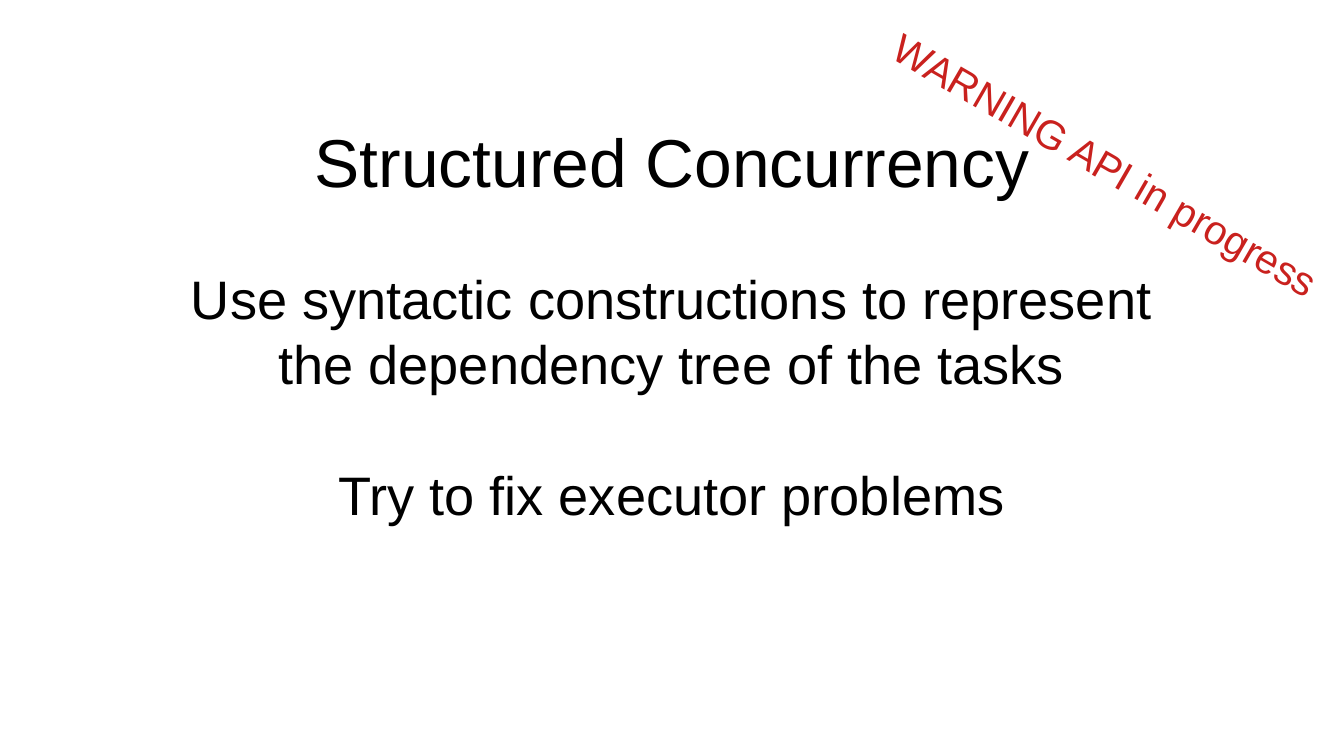
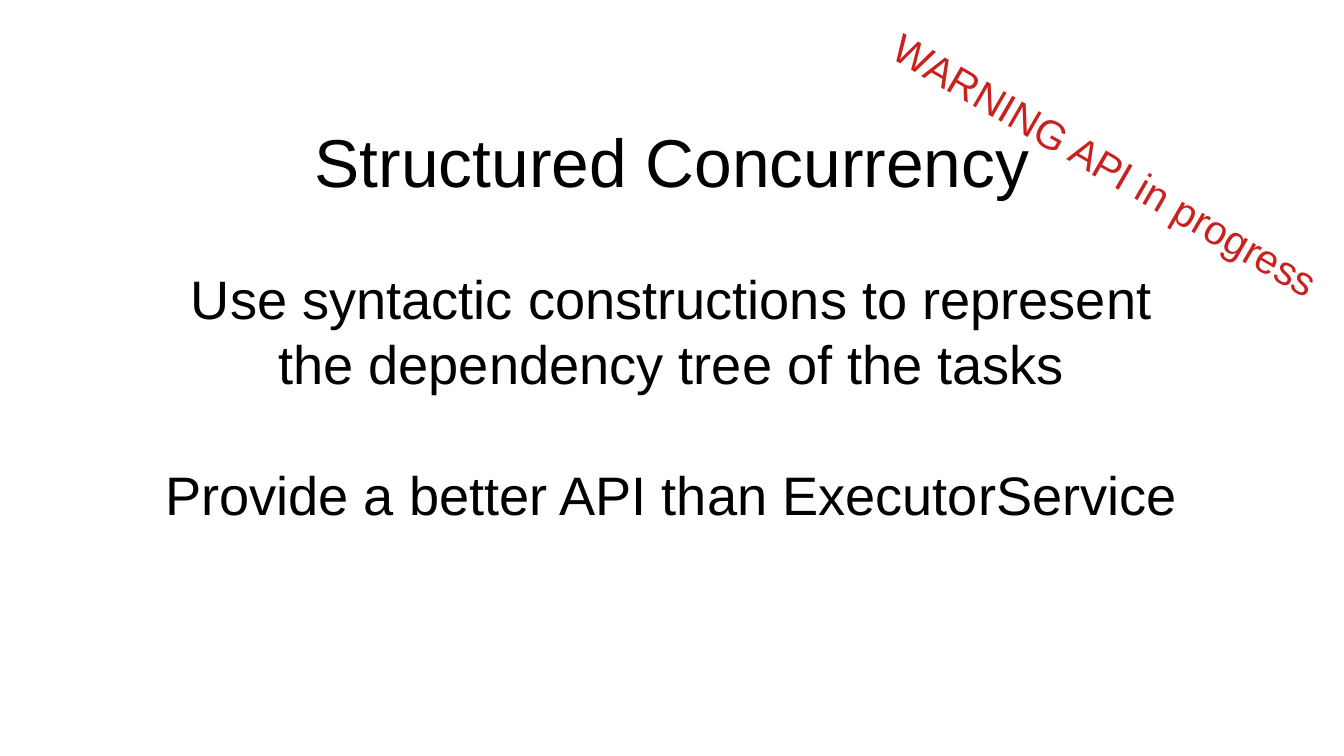
Before and after one commit to forax/loom-fiber, a slide deck: slide 43 of loom is looming.odp. Drawn at 1344x756 pixels with LibreOffice and Linux fonts; fonts in the diff are those of the drawing. Boxes give left, top, right and bottom in pixels: in the first picture for what was removed or moved away, otherwise in the second. Text is boxed around its words. In the diff, an @@ line names an element or a change of style, - is before the commit and + after.

```diff
--- a/loom is looming.odp
+++ b/loom is looming.odp
@@ subtitle at <box>165,475,1176,516</box>: text changed @@
-Try to fix executor problems
+Provide a better API than ExecutorService
```
Also in this commit, not shown: 10 other slides changed, 1 other file.
